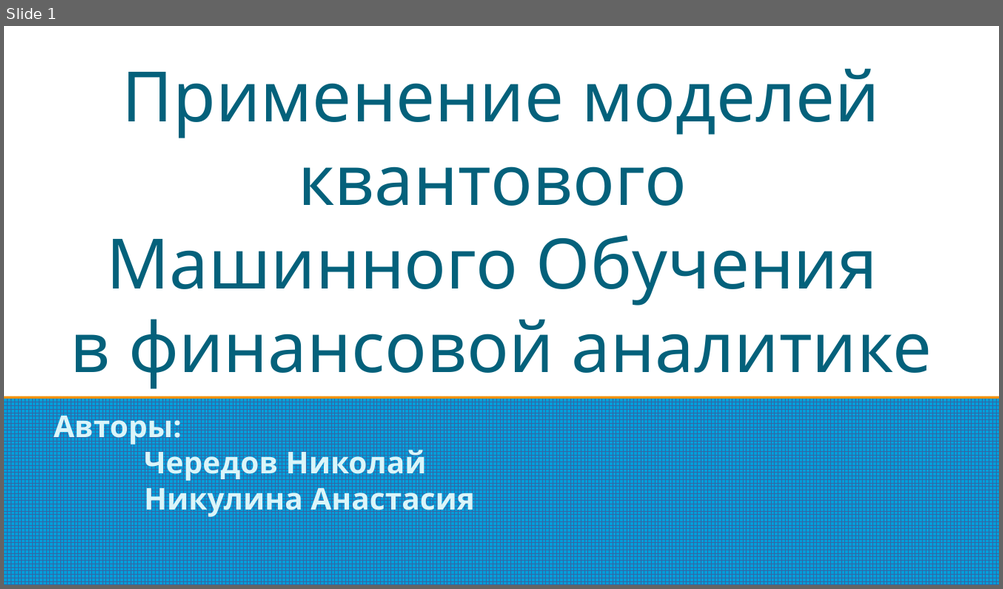
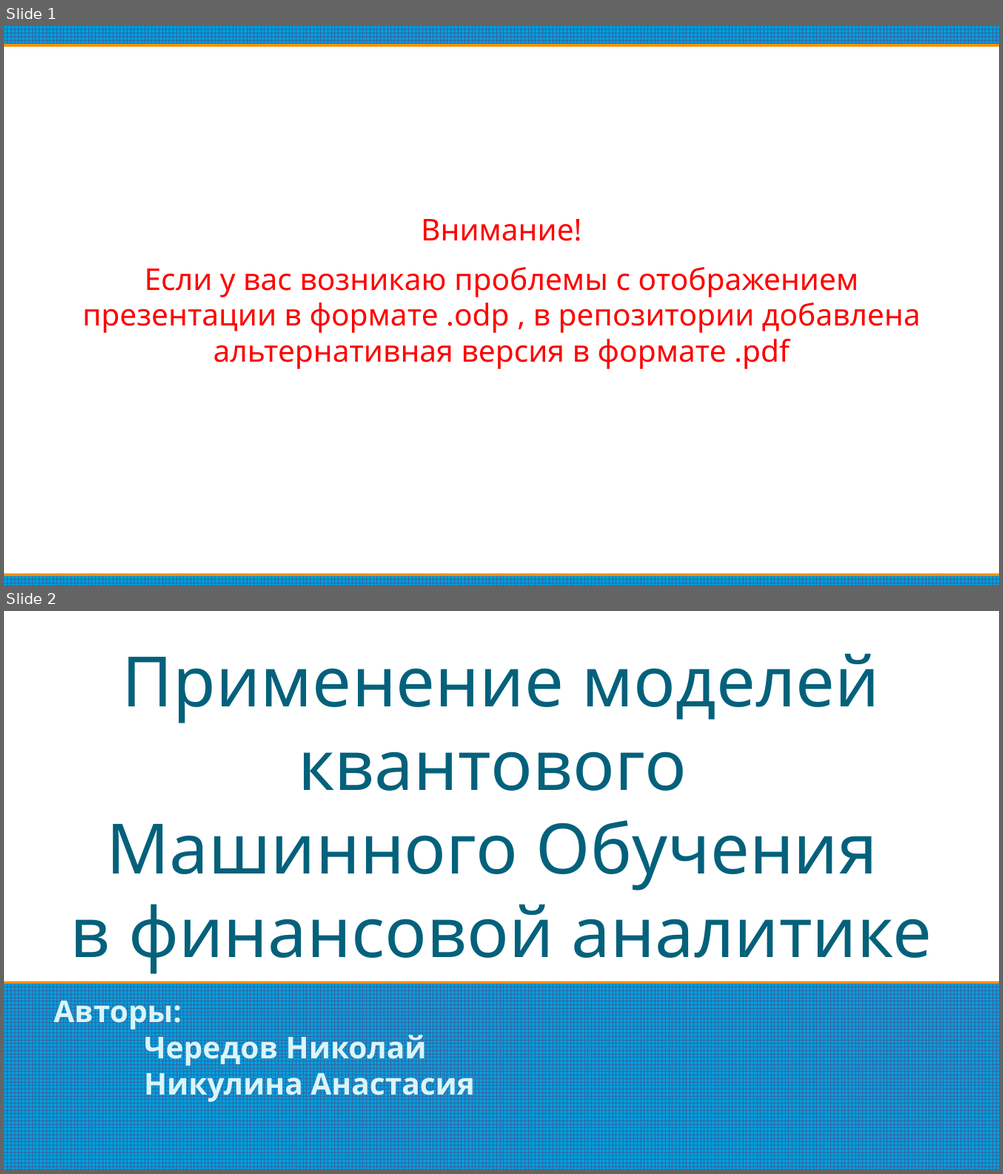
Before and after one commit to floatn/QML-for-finance, a slide deck: PP.odp. Shown one above the other, each under a label of ours: slide 1 before the commit, slides 1 and 2 after it. The pictures are 1003x589 and 1003x1174 pixels, drawn with LibreOffice and Linux fonts; fonts in the diff are those of the drawing. Boxes give left, top, right and bottom in pixels: in the first picture for what was removed or moved away, otherwise in the second. Text is boxed around its words. In the diff, an @@ line names an element or a change of style, - is before the commit and + after.

```diff
--- a/PP.odp
+++ b/PP.odp
@@ slide 1 added at bbox=[4, 26, 999, 585], background #FFFFFF @@
@@ rectangle added at bbox=[4, 26, 999, 44], fill pattern #3465A4 on #009EDA @@
@@ text added at bbox=[82, 219, 920, 369], 24 pt, text #FF0000 @@
+Внимание!
+Если у вас возникаю проблемы с отображением презентации в формате .odp , в репозитории добавлена альтернативная версия в формате .pdf
@@ rectangle added at bbox=[4, 577, 999, 585], fill pattern #3465A4 on #009EDA @@
@@ what was slide 1 is now slide 2 @@
```
Also in this commit, not shown: 1 slide changed, 1 other file.
